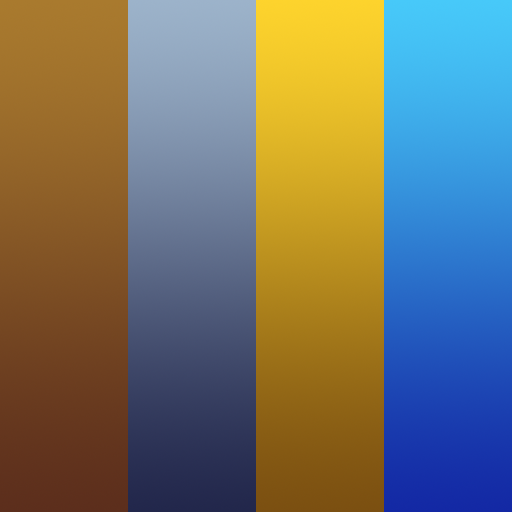
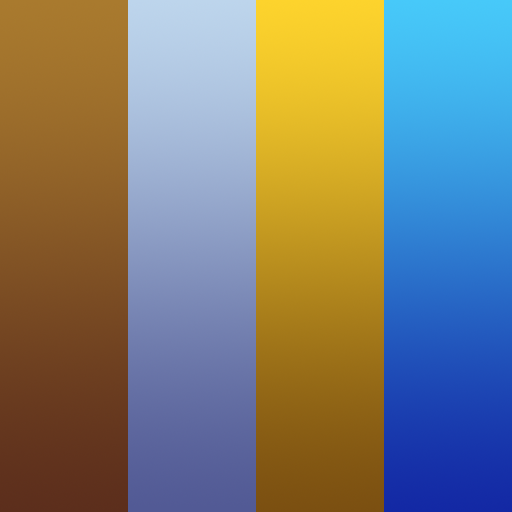
Two versions of the same layered image (512 × 512). Layer-by-layer changes:
pixels changed over left=128, top=0, right=256, bottom=512 (layer not identified)
